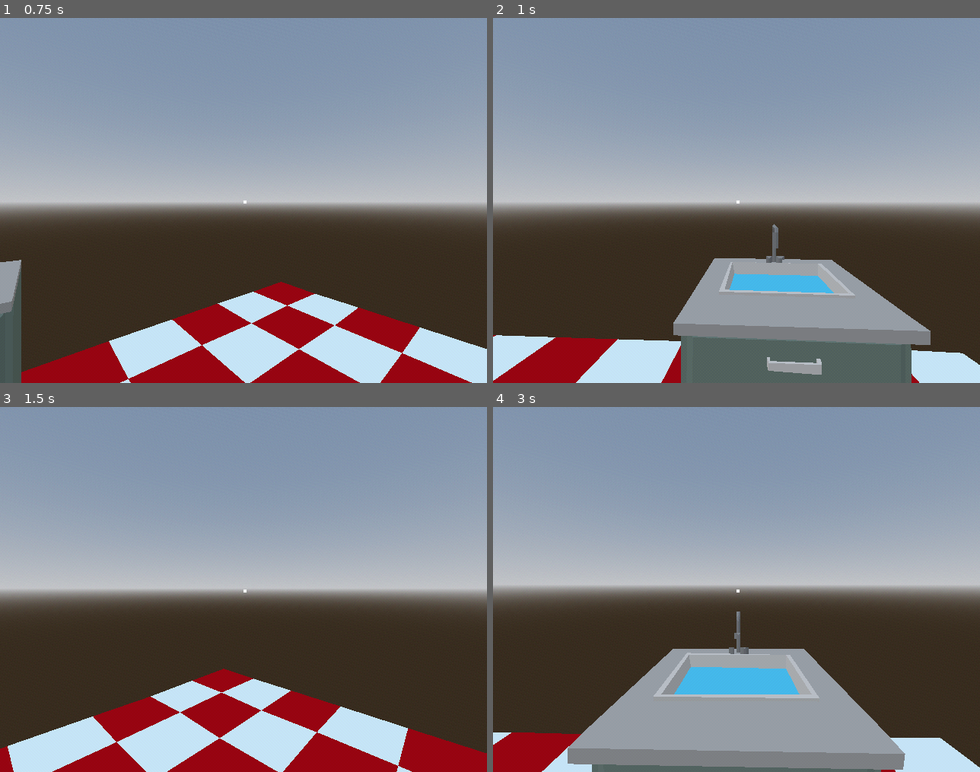
Above: before the commit, frames 1-4 (two rows, left to right).
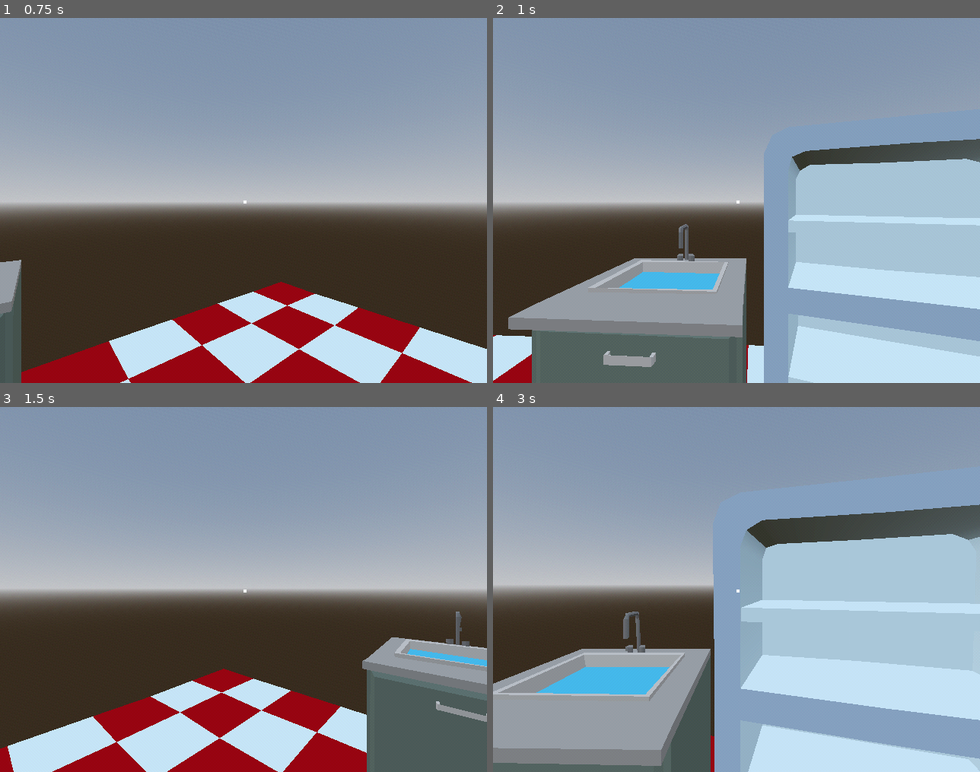
Above: after the commit, the same moments.

Repository: connor-lennox/DemoDisk
Game: Godot game, scene res://game.tscn
The game is run twice, just before and just after one commit, with the same random seed, the same clock (stepped at 60 frames per second) and the same inputs.
Inputs (mouse positions are in pixels of both pictures, inside the frame that each line leads up to):
- Up to frame 1 (0.75 s): move the mouse to (267, 200) at 0.52 s; hold Right (ui_right) from 0.53 s (still down); click (267, 200) at 0.6 s
- Up to frame 2 (1 s): keep holding Right (ui_right)
- Up to frame 3 (1.5 s): move the mouse to (219, 589) at 1.27 s; release Right (ui_right) at 1.28 s; hold Left (ui_left) from 1.28 s (still down); click (219, 589) at 1.35 s
- Up to frame 4 (3 s): move the mouse to (746, 582) at 2.02 s; release Left (ui_left) at 2.03 s; hold Right (ui_right) from 2.03 s (still down); click (746, 582) at 2.1 s; move the mouse to (731, 596) at 2.77 s; click (731, 596) at 2.85 s

Frame 1 is identical in both runs. In frame 2, 33% of the frame differs, in the area x 3-100%, y 31-100%; in frame 3, 8.8%; in frame 4, 42%, in the area x 0-100%, y 26-100%.

Commit message:
player activates stations at start of movement

Diff:
--- a/nodes/player/player.gd
+++ b/nodes/player/player.gd
@@ -58,7 +58,9 @@
 	# Deactivate the current station before we leave to avoid interactions
 	stations[current_station].deactivate()
 
+	# Activate the new station
 	current_station = station_number
+	stations[current_station].activate()
 
 	# Tween player position and rotation to align with target station
 	var target: Node3D = stations[current_station].get_player_position()
@@ -69,7 +71,6 @@
 
 	# Stop "moving" and activate the current station
 	tween.tween_callback(self.set.bind("moving", false))
-	tween.tween_callback(stations[current_station].activate)
 
 
 func try_interact():
--- a/nodes/station/station.gd
+++ b/nodes/station/station.gd
@@ -7,7 +7,11 @@
 	return player_position
 
 func activate():
-	pass
+	for child in get_children():
+		if child.is_in_group("station_element"):
+			child.station_activated()
 
 func deactivate():
-	pass
+	for child in get_children():
+		if child.is_in_group("station_element"):
+			child.station_deactivated()
--- a/scenes/player_test_scene.tscn
+++ b/scenes/player_test_scene.tscn
@@ -9,6 +9,7 @@
 [ext_resource type="PackedScene" uid="uid://dpirem0bs2mvd" path="res://items/food_item.tscn" id="4_y7cvn"]
 [ext_resource type="PackedScene" uid="uid://diatgfafcgk42" path="res://nodes/objects/oven/oven.tscn" id="6_hpc75"]
 [ext_resource type="PackedScene" uid="uid://dkwyfpiptj64l" path="res://nodes/objects/counter/counter.tscn" id="6_ieb1w"]
+[ext_resource type="PackedScene" uid="uid://j8tcilti0ans" path="res://nodes/objects/fridge/fridge.tscn" id="8_a8p7k"]
 
 [sub_resource type="ProceduralSkyMaterial" id="ProceduralSkyMaterial_mx8i0"]
 sky_horizon_color = Color(0.64625, 0.65575, 0.67075, 1)
@@ -69,7 +70,10 @@
 transform = Transform3D(1, 0, 0, 0, 1, 0, 0, 0, 1, 0.210233, 2.11379, 0.683467)
 
 [node name="Sink" parent="Station1" instance=ExtResource("4_xgdie")]
-transform = Transform3D(1, 0, -5.56363e-08, 0, 1, 0, 5.56363e-08, 0, 1, 0.186887, -4.26326e-13, -0.635939)
+transform = Transform3D(1, 0, -5.56363e-08, 0, 1, 0, 5.56363e-08, 0, 1, -0.540062, -4.26326e-13, -0.635939)
+
+[node name="Fridge" parent="Station1" instance=ExtResource("8_a8p7k")]
+transform = Transform3D(0.965962, 0, -0.258684, 0, 1, 0, 0.258684, 0, 0.965962, 0.854885, 0, -0.569848)
 
 [node name="Station2" type="Node3D" parent="."]
 transform = Transform3D(-0.707107, 0, 0.707107, 0, 1, 0, -0.707107, 0, -0.707107, -2.76718, 7.15256e-07, 0.922757)
Not shown: 1 places in scenes/player_test_scene.tscn that only renumber resources
